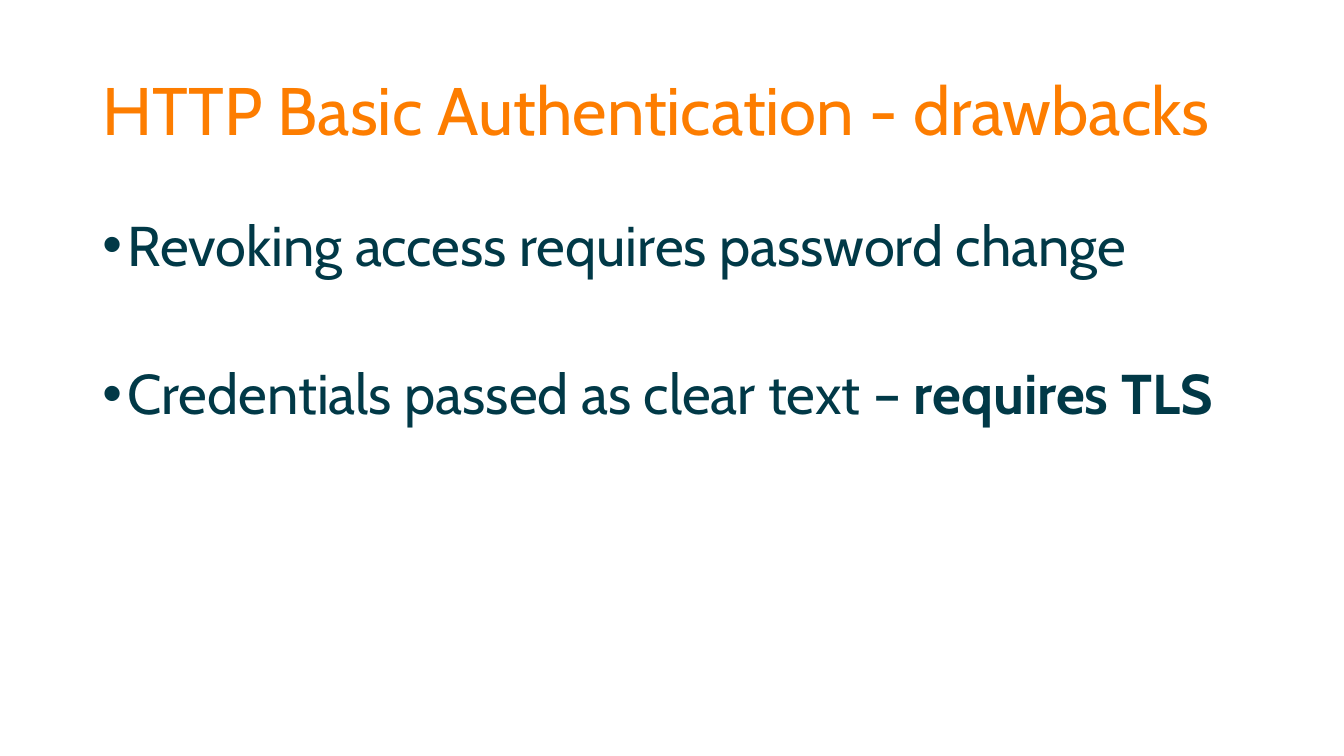
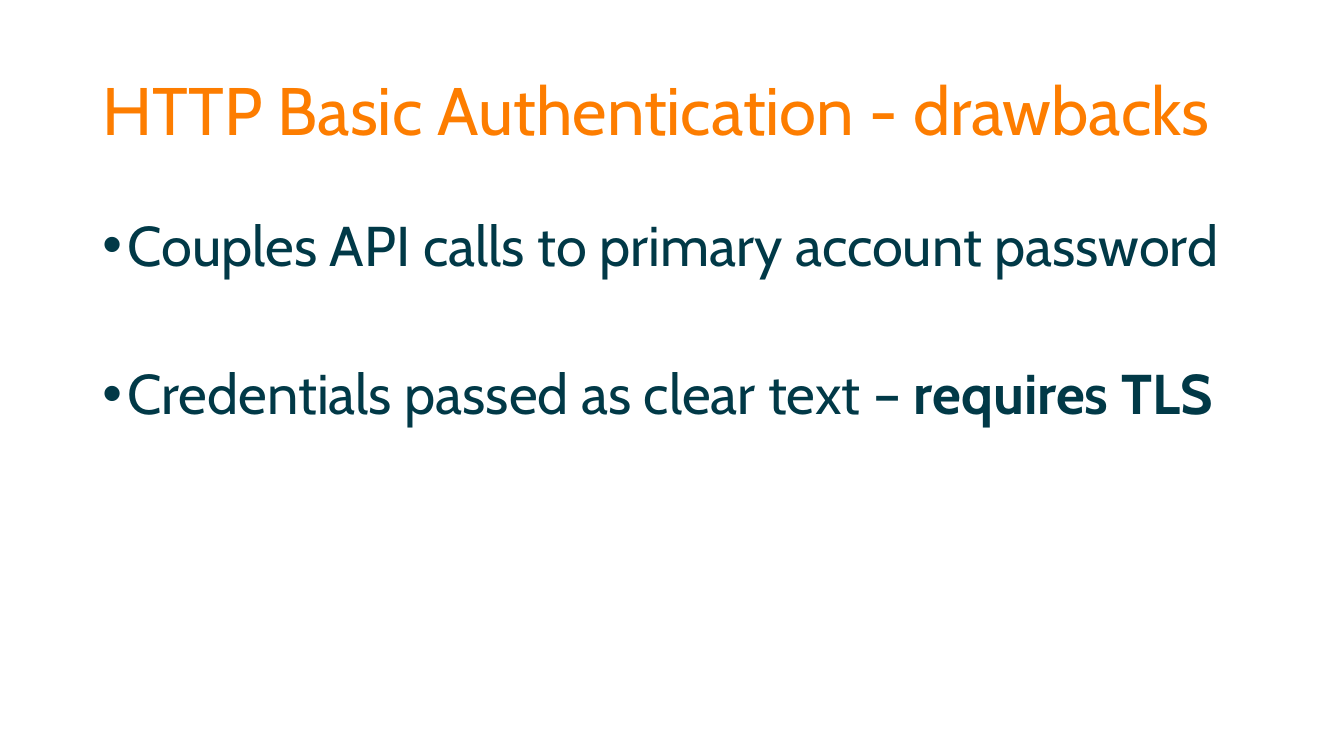
Before and after one commit to spetryjohnson/Securing-Your-API-Endpoints, a slide deck: slide 17 of Securing Your API Endpoints.pptx (slide 16 before the commit). Drawn at 1344x756 pixels with LibreOffice and Linux fonts; fonts in the diff are those of the drawing. Boxes give left, top, right and bottom in pixels: in the first picture for what was removed or moved away, otherwise in the second. Text is boxed around its words. In the diff, an @@ line names an element or a change of style, - is before the commit and + after.

```diff
--- a/Securing Your API Endpoints.pptx
+++ b/Securing Your API Endpoints.pptx
@@ text at [128, 224, 1219, 278]: text changed @@
-• Revoking access requires password change
+• Couples API calls to primary account password
```
Also in this commit, not shown: 19 other slides changed, 3 slides added, 3 other files.
